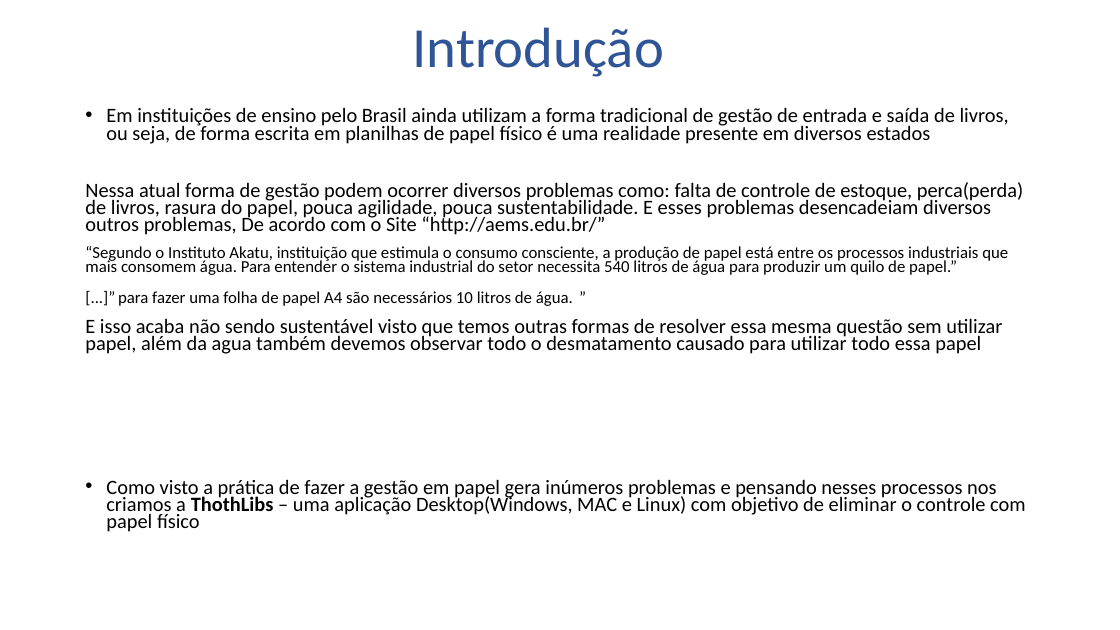
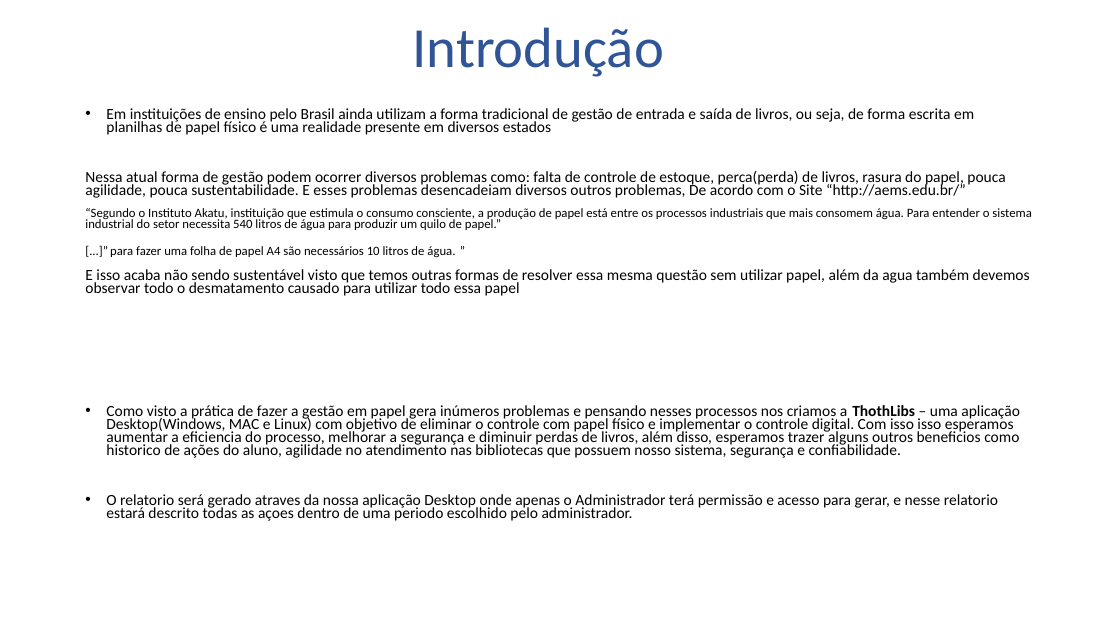
Before and after one commit to Luis-Silva80/grupo05-adsa, a slide deck: slide 3 of Documentação/PesquisaInovacao/WhitePaper.pptx. Drawn at 1120x630 pixels with LibreOffice and Linux fonts; fonts in the diff are those of the drawing. Boxes give left, top, right and bottom in pixels: in the first picture for what was removed or moved away, otherwise in the second. Text is boxed around its words. In the diff, an @@ line names an element or a change of style, - is before the commit and + after.

```diff
--- a/Documentação/PesquisaInovacao/WhitePaper.pptx
+++ b/Documentação/PesquisaInovacao/WhitePaper.pptx
@@ text at (85, 108, 1031, 296): size 17.5 to 13.3 pt in "Em instituições de ensino pelo Brasil ainda ...", "Nessa atual forma de gestão podem ocorrer ...", "E isso acaba não sendo sustentável visto ..."; size 14.4 to 10.9 pt in "“Segundo o Instituto Akatu, instituição que estimula ...", "[...]” para fazer uma folha de papel ..." @@
@@ text at (106, 405, 1020, 521): text changed; size 17.5 to 13.3 pt @@
-• Como visto a prática de fazer a gestão em papel gera inúmeros problemas e pensando nesses processos nos criamos a ThothLibs – uma aplicação Desktop(Windows, MAC e Linux) com objetivo de eliminar o controle com papel físico
+• Como visto a prática de fazer a gestão em papel gera inúmeros problemas e pensando nesses processos nos criamos a ThothLibs – uma aplicação Desktop(Windows, MAC e Linux) com objetivo de eliminar o controle com papel físico e implementar o controle digital. Com isso isso esperamos aumentar a eficiencia do processo, melhorar a segurança e diminuir perdas de livros, além disso, esperamos trazer alguns outros beneficios como historico de ações do aluno, agilidade no atendimento nas bibliotecas que possuem nosso sistema, segurança e confiabilidade.
+• O relatorio será gerado atraves da nossa aplicação Desktop onde apenas o Administrador terá permissão e acesso para gerar, e nesse relatorio estará descrito todas as açoes dentro de uma periodo escolhido pelo administrador.
```
Also in this commit, not shown: 1 slide added.
